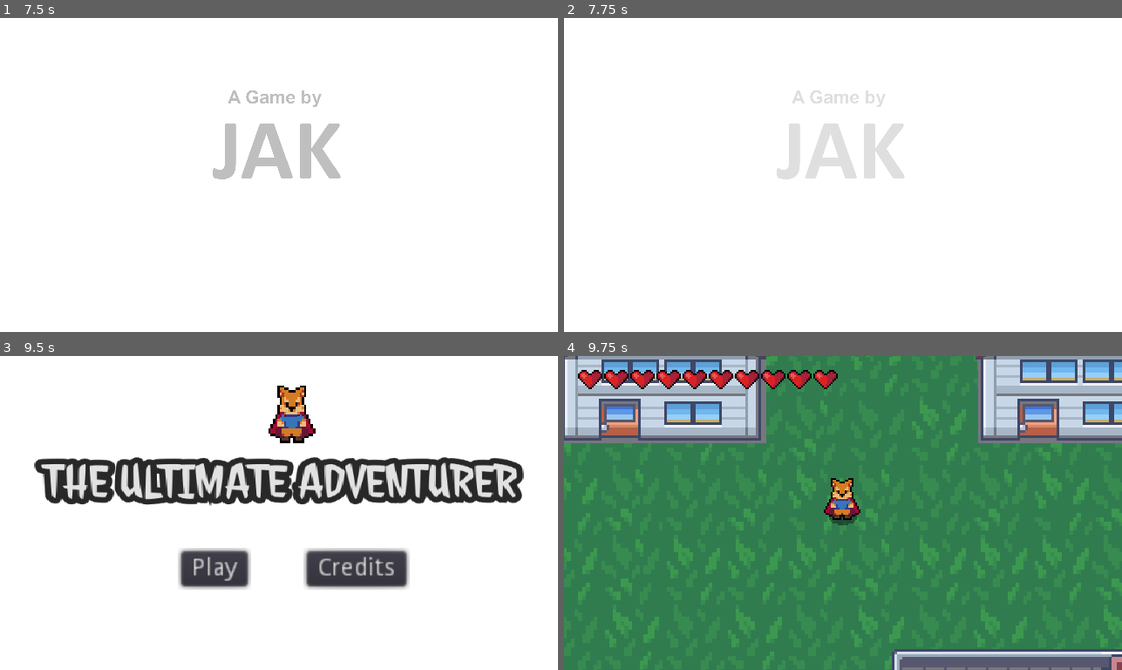
Above: before the commit, frames 1-4 (two rows, left to right).
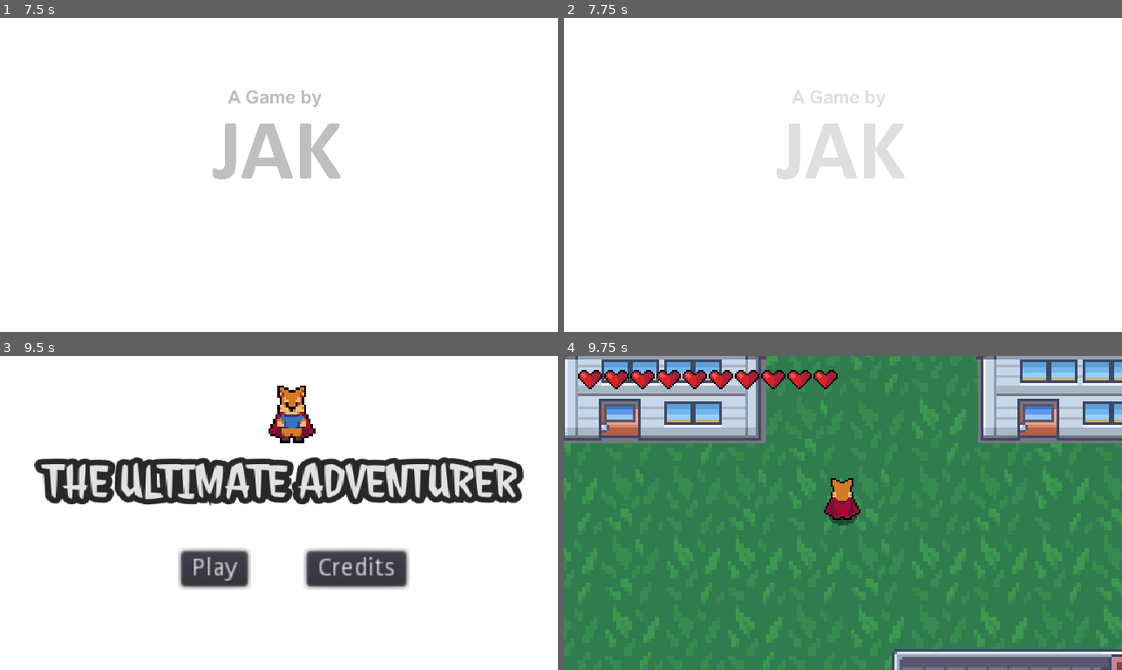
Above: after the commit, the same moments.

Repository: Jonak-Adipta-Kalita/JAK-Ultimate-Adventure-Game
Game: Godot game, scene res://OtherScreens/Intro.tscn
Two runs of this game, one before a commit and one after it. Both use one fixed random seed, a clock stepped at 60 frames per second and the inputs below.
Inputs:
- Up to frame 1 (7.5 s): tap Enter at 0.5, 4.25, 5.75 s; hold Right (ui_right) 0.53-1.28 s; tap K (roll) at 0.6, 1.55, 2.1, 2.85, 3.8, 4.35, 5.1, 6.05, 6.6, 7.35 s; hold Down (ui_down) 1.28-2.03 s; tap J (attack) at 1.35, 3.6, 5.85 s; hold Right (ui_right) 2.03-2.78 s; hold Up (ui_up) 2.78-3.53 s; tap Space at 3.5, 5 s; hold Left (ui_left) 3.53-5.03 s; hold Down (ui_down) 5.03-5.78 s; hold Right (ui_right) 5.78-6.53 s; hold Up (ui_up) 6.53-7.28 s; hold Right (ui_right) from 7.28 s (still down)
- Up to frame 2 (7.75 s): keep holding Right (ui_right)
- Up to frame 3 (9.5 s): release Right (ui_right) at 8.03 s; hold Down (ui_down) 8.03-8.78 s; tap J (attack) at 8.1 s; tap K (roll) at 8.3, 8.85 s; tap Space at 8.75 s; hold Left (ui_left) from 8.78 s (still down)
- Up to frame 4 (9.75 s): release Left (ui_left) at 9.5 s; click "Play" at 9.5 s

Frames 1-3 are identical in both runs. In frame 4, 0.3% of the frame differs, in the area x 47-53%, y 40-52%.

Commit message:
default player does things facing up

Diff:
--- a/Player/Player.gd
+++ b/Player/Player.gd
@@ -15,7 +15,7 @@
 
 var velocity = Vector2.ZERO
 var state = MOVE
-var roll_vector = Vector2.DOWN
+var roll_vector = Vector2.UP
 var stats = PlayerStats
 
 onready var animationTree = $AnimationTree
--- a/Player/Player.tscn
+++ b/Player/Player.tscn
@@ -365,7 +365,7 @@
 "times": PoolRealArray( 0 ),
 "transitions": PoolRealArray( 1 ),
 "update": 0,
-"values": [ 36 ]
+"values": [ 9 ]
 }
 tracks/1/type = "value"
 tracks/1/path = NodePath("HitBoxPivot:rotation_degrees")
@@ -759,7 +759,7 @@
 states/Run/position = Vector2( 452.333, 69.6667 )
 transitions = [ "Idle", "Run", SubResource( 24 ), "Run", "Idle", SubResource( 25 ), "Idle", "Attack", SubResource( 32 ), "Attack", "Idle", SubResource( 33 ), "Roll", "Idle", SubResource( 48 ), "Idle", "Roll", SubResource( 49 ) ]
 start_node = "Idle"
-graph_offset = Vector2( -226, -8 )
+graph_offset = Vector2( -233, -74 )
 
 [sub_resource type="AnimationNodeStateMachinePlayback" id=17]
 
@@ -782,7 +782,7 @@
 position = Vector2( 0, -9 )
 texture = ExtResource( 2 )
 hframes = 60
-frame = 36
+frame = 6
 
 [node name="CollisionShape2D" type="CollisionShape2D" parent="."]
 rotation = -1.5708
@@ -811,13 +811,14 @@
 tree_root = SubResource( 16 )
 anim_player = NodePath("../AnimationPlayer")
 parameters/playback = SubResource( 17 )
-parameters/Attack/blend_position = Vector2( 0, 1 )
-parameters/Idle/blend_position = Vector2( 0, 1 )
-parameters/Roll/blend_position = Vector2( 0, 1 )
-parameters/Run/blend_position = Vector2( 0, 1 )
+parameters/Attack/blend_position = Vector2( 0, -1 )
+parameters/Idle/blend_position = Vector2( 0, -1 )
+parameters/Roll/blend_position = Vector2( 0, -1 )
+parameters/Run/blend_position = Vector2( 0, -1 )
 
 [node name="HitBoxPivot" type="Position2D" parent="."]
 position = Vector2( 0, -4 )
+rotation = 4.71239
 __meta__ = {
 "_gizmo_extents_": 8.0
 }
@@ -839,7 +840,7 @@
 shape = SubResource( 50 )
 
 [node name="AudioStreamPlayer" type="AudioStreamPlayer" parent="."]
-stream = ExtResource( 8 )
+stream = ExtResource( 7 )
 
 [connection signal="area_entered" from="HurtBox" to="." method="_on_HurtBox_area_entered"]
 
